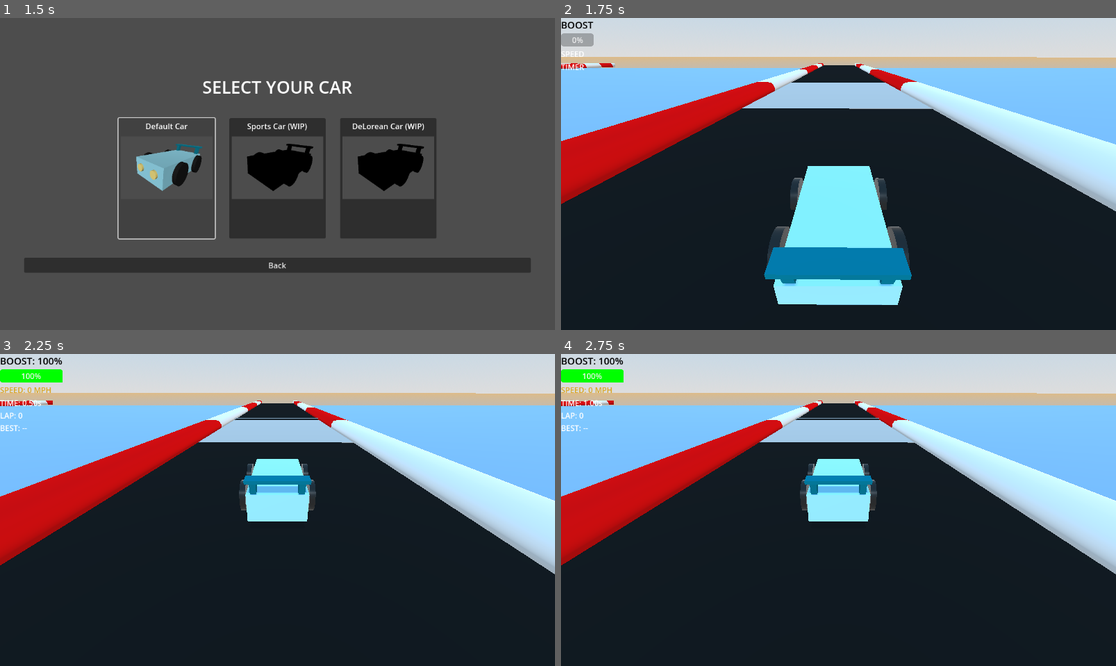
Above: before the commit, frames 1-4 (two rows, left to right).
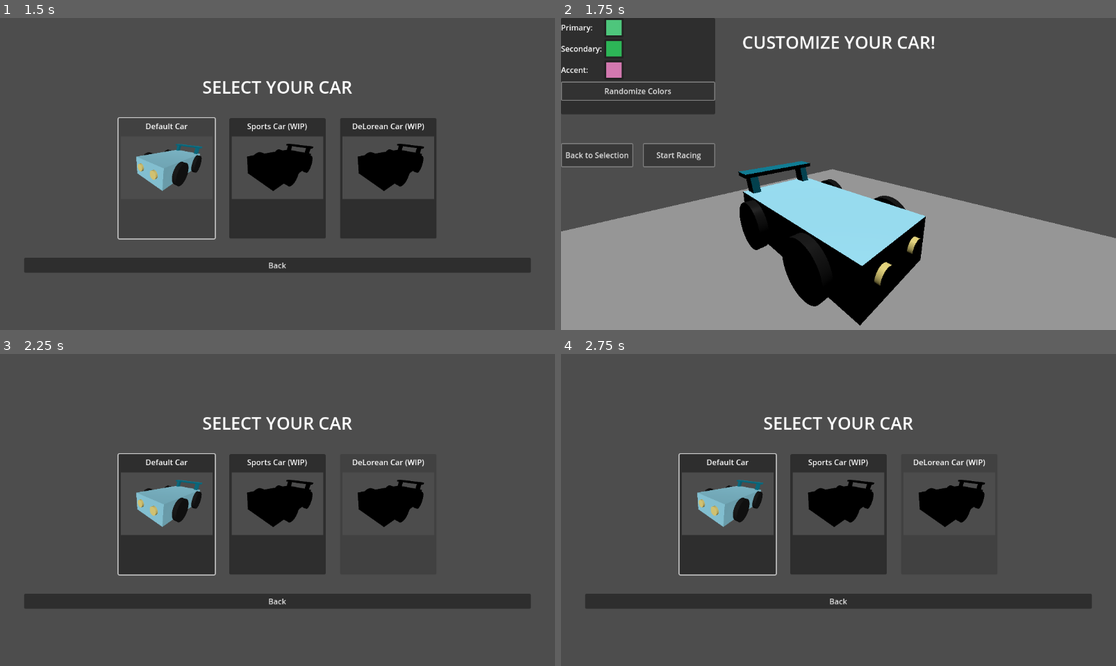
Above: after the commit, the same moments.

Repository: SirWadles/Super-Racer
Game: Godot game, scene res://scenes/main_menu.tscn
The game is run twice, just before and just after one commit, with the same random seed, the same clock (stepped at 60 frames per second) and the same inputs. Sound files missing from this copy of the repository are replaced by a short silence.
Inputs (mouse positions are in pixels of both pictures, inside the frame that each line leads up to):
- Up to frame 1 (1.5 s): click "Start" at 0.5 s; click (166, 177) at 1.25 s
- Up to frame 2 (1.75 s): no input
- Up to frame 3 (2.25 s): click (38, 491) at 2 s, where only the run after the commit has a clickable "Back to Selection"
- Up to frame 4 (2.75 s): no input

Frame 1 is identical in both runs. In frame 2, 97% of the frame differs, in the area x 0-100%, y 0-100%; in frame 3, 100%; in frame 4, 100%.

Commit message:
Car Customization (WIP3)
Almost done just need the colors to apply to the car.

Diff:
--- a/scenes/car_customization.tscn
+++ b/scenes/car_customization.tscn
@@ -1,8 +1,12 @@
-[gd_scene load_steps=4 format=3 uid="uid://gx23qrbt3o6y"]
+[gd_scene load_steps=6 format=3 uid="uid://gx23qrbt3o6y"]
 
 [ext_resource type="Script" uid="uid://xgxhamobylh8" path="res://scripts/car_customization.gd" id="1_fwqsq"]
 [ext_resource type="AudioStream" uid="uid://cp8wob2vuktxp" path="res://sound/ui/ui_main_button_select.wav" id="2_5id6k"]
 [ext_resource type="AudioStream" uid="uid://bhy4ndjfwwhaa" path="res://sound/ui/ui_main_button_climb.wav" id="3_ygs3q"]
+
+[sub_resource type="PlaneMesh" id="PlaneMesh_fwqsq"]
+
+[sub_resource type="BoxShape3D" id="BoxShape3D_5id6k"]
 
 [node name="CarCustomization" type="CanvasLayer"]
 script = ExtResource("1_fwqsq")
@@ -72,15 +76,15 @@
 layout_mode = 2
 text = "Randomize Colors"
 
-[node name="ActionButtons" type="HBoxContainer" parent="MarginContainer"]
+[node name="ActionButtons" type="HBoxContainer" parent="MarginContainer/VBoxContainer"]
 layout_mode = 2
 theme_override_constants/separation = 20
 
-[node name="BackButton" type="Button" parent="MarginContainer/ActionButtons"]
+[node name="BackButton" type="Button" parent="MarginContainer/VBoxContainer/ActionButtons"]
 layout_mode = 2
 text = "Back to Selection"
 
-[node name="ConfirmButton" type="Button" parent="MarginContainer/ActionButtons"]
+[node name="ConfirmButton" type="Button" parent="MarginContainer/VBoxContainer/ActionButtons"]
 layout_mode = 2
 text = "Start Racing"
 
@@ -90,3 +94,19 @@
 [node name="ClickSoundPlayer" type="AudioStreamPlayer2D" parent="."]
 stream = ExtResource("3_ygs3q")
 volume_db = -10.0
+
+[node name="StaticBody3D" type="StaticBody3D" parent="."]
+transform = Transform3D(1, 0, 0, 0, 1, 0, 0, 0, 1, 0, 1.17547, 0)
+
+[node name="MeshInstance3D" type="MeshInstance3D" parent="StaticBody3D"]
+transform = Transform3D(5.99629, 0, 0, 0, 5.99629, 0, 0, 0, 5.99629, 0, -1.95602, 0)
+mesh = SubResource("PlaneMesh_fwqsq")
+skeleton = NodePath("../..")
+
+[node name="CollisionShape3D" type="CollisionShape3D" parent="StaticBody3D"]
+transform = Transform3D(11.9436, 0, 0, 0, -0.161172, 0, 0, 0, 11.9436, 0, -1.95602, 0)
+shape = SubResource("BoxShape3D_5id6k")
+
+[node name="DirectionalLight3D" type="DirectionalLight3D" parent="."]
+transform = Transform3D(1, 0, 0, 0, -4.37114e-08, 1, 0, -1, -4.37114e-08, 0, 6.32942, 0)
+sky_mode = 1
--- a/scripts/car.gd
+++ b/scripts/car.gd
@@ -81,8 +81,9 @@
 
 func _ready():
 	setup_particles()
-	setup_sounds()
-	setup_music()
+	if not is_in_customization_scene():
+		setup_sounds()
+		setup_music()
 
 	if drift_particles:
 		drift_particles.emitting = false
@@ -93,17 +94,19 @@
 		boost_particles.one_shot = false
 	current_boost = max_boost
 
-	game_ui = game_ui_scene.instantiate()
-	add_child(game_ui)
-	game_ui.start_timer()
+	if not is_in_customization_scene():
+		game_ui = game_ui_scene.instantiate()
+		add_child(game_ui)
+		game_ui.start_timer()
 
 	add_to_group("player_car")
 
-	var audio_options_scene = preload("res://scenes/AudioOptions.tscn")
-	audio_options = audio_options_scene.instantiate()
-	add_child(audio_options)
-	audio_options.visible = false
-	audio_options.process_mode = Node.PROCESS_MODE_ALWAYS
+	if not is_in_customization_scene():
+		var audio_options_scene = preload("res://scenes/AudioOptions.tscn")
+		audio_options = audio_options_scene.instantiate()
+		add_child(audio_options)
+		audio_options.visible = false
+		audio_options.process_mode = Node.PROCESS_MODE_ALWAYS
 
 	apply_customization()
 
@@ -490,4 +493,16 @@
 		apply_color_to_materials("accent", accent_color)
 
 func apply_color_to_materials(material_type: String, color: Color):
-	pass
+	var materials_to_color = []
+	if material_type == "primary":
+		pass
+	elif material_type == "secondary":
+		pass
+	elif material_type == "accent":
+		pass
+	for material in materials_to_color:
+		if material is StandardMaterial3D:
+			material.albedo_color = color
+
+func is_in_customization_scene() -> bool:
+	return get_tree().current_scene.name == "CarCustomization" or get_tree().current_scene.has_method("randomize_all_colors")
--- a/scripts/car_customization.gd
+++ b/scripts/car_customization.gd
@@ -7,8 +7,8 @@
 @onready var secondary_color_picker = $MarginContainer/VBoxContainer/CustomizationPanel/VBoxContainer/ColorGrid/SecondaryColorPicker
 @onready var accent_color_picker = $MarginContainer/VBoxContainer/CustomizationPanel/VBoxContainer/ColorGrid/AccentColorPicker
 @onready var randomize_button = $MarginContainer/VBoxContainer/CustomizationPanel/VBoxContainer/RandomizeButton
-@onready var confirm_button = $MarginContainer/ActionButtons/ConfirmButton
-@onready var back_button = $MarginContainer/ActionButtons/BackButton
+@onready var confirm_button = $MarginContainer/VBoxContainer/ActionButtons/ConfirmButton
+@onready var back_button = $MarginContainer/VBoxContainer/ActionButtons/BackButton
 @onready var hover_sound_player = $HoverSoundPlayer
 @onready var click_sound_player = $ClickSoundPlayer
 
@@ -26,9 +26,10 @@
 	if car_scene:
 		car_instance = car_scene.instantiate()
 		sub_viewport.add_child(car_instance)
-		if car_instance and CharacterBody3D:
-			car_instance.set_physics_process(false)
-			car_instance.set_process_input(false)
+		car_instance.set_physics_process(false)
+		car_instance.set_process(false)
+		car_instance.set_process_input(false)
+		disable_physics_recursive(car_instance)
 		car_instance.position = Vector3(0, 0, 0)
 		extract_car_materials(car_instance)
 		categorize_materials()
@@ -84,7 +85,7 @@
 	for material in car_materials:
 		var material_name = ""
 		if material.resource_path:
-			material_name = material.get_file().to_lower()
+			material_name = material.resource_path.get_file().to_lower()
 		else:
 			material_name = str(material).to_lower()
 		if "body" in material_name or "primary" in material_name or "main" in material_name:
@@ -147,7 +148,7 @@
 func _on_confirm_button_pressed():
 	play_click_sound()
 	save_customization()
-	get_tree().change_scene_to_file("res://scenes/car.tscn")
+	get_tree().change_scene_to_file("res://scenes/main.tscn")
 
 func _on_back_button_pressed():
 	play_click_sound()
@@ -156,6 +157,8 @@
 
 func _on_button_mouse_hover():
 	if hover_sound_player and hover_sound_player.stream:
+		pass
+	elif 1 == 0:
 		hover_sound_player.play()
 
 func play_click_sound():
@@ -223,8 +226,14 @@
 	customization_panel.custom_minimum_size = Vector2(200, 200)
 	var color_grid = $MarginContainer/VBoxContainer/CustomizationPanel/VBoxContainer/ColorGrid
 	color_grid.columns = 2
-	var action_buttons = $MarginContainer/ActionButtons
+	var action_buttons = $MarginContainer/VBoxContainer/ActionButtons
 	action_buttons.add_theme_constant_override("separation", 20)
+	var vbox_container = $MarginContainer/VBoxContainer
+	vbox_container.add_theme_constant_override("separation", 30)
+	var spacer = Control.new()
+	spacer.size_flags_vertical = Control.SIZE_EXPAND_FILL
+	vbox_container.add_child(spacer)
+	vbox_container.move_child(spacer, vbox_container.get_child_count() - 2)
 	randomize_button.custom_minimum_size = Vector2(200, 40)
 	back_button.custom_minimum_size = Vector2(150, 50)
 	confirm_button.custom_minimum_size = Vector2(150, 50)
@@ -232,3 +241,15 @@
 	primary_color_picker.custom_minimum_size = Vector2(40, 40)
 	secondary_color_picker.custom_minimum_size = Vector2(40, 40)
 	accent_color_picker.custom_minimum_size = Vector2(40, 40)
+
+func disable_physics_recursive(node: Node):
+	if node is CharacterBody3D:
+		node.set_physics_process(false)
+		node.set_process(false)
+		node.set_process_input(false)
+	if node.has_method("set_physics_process"):
+		node.set_physics_process(false)
+	if node.has_method("set_process"):
+		node.set_process(false)
+	for child in node.get_children():
+		disable_physics_recursive(child)
--- a/scripts/car_selection.gd
+++ b/scripts/car_selection.gd
@@ -133,7 +133,7 @@
 		await get_tree().create_timer(0.1)
 	mouse_click_in_progress = false
 	Global.set_selected_car(car_scene_path)
-	get_tree().change_scene_to_file("res://scenes/main.tscn")
+	get_tree().change_scene_to_file("res://scenes/car_customization.tscn")
 
 func _on_back_button_pressed():
 	mouse_click_in_progress = true
